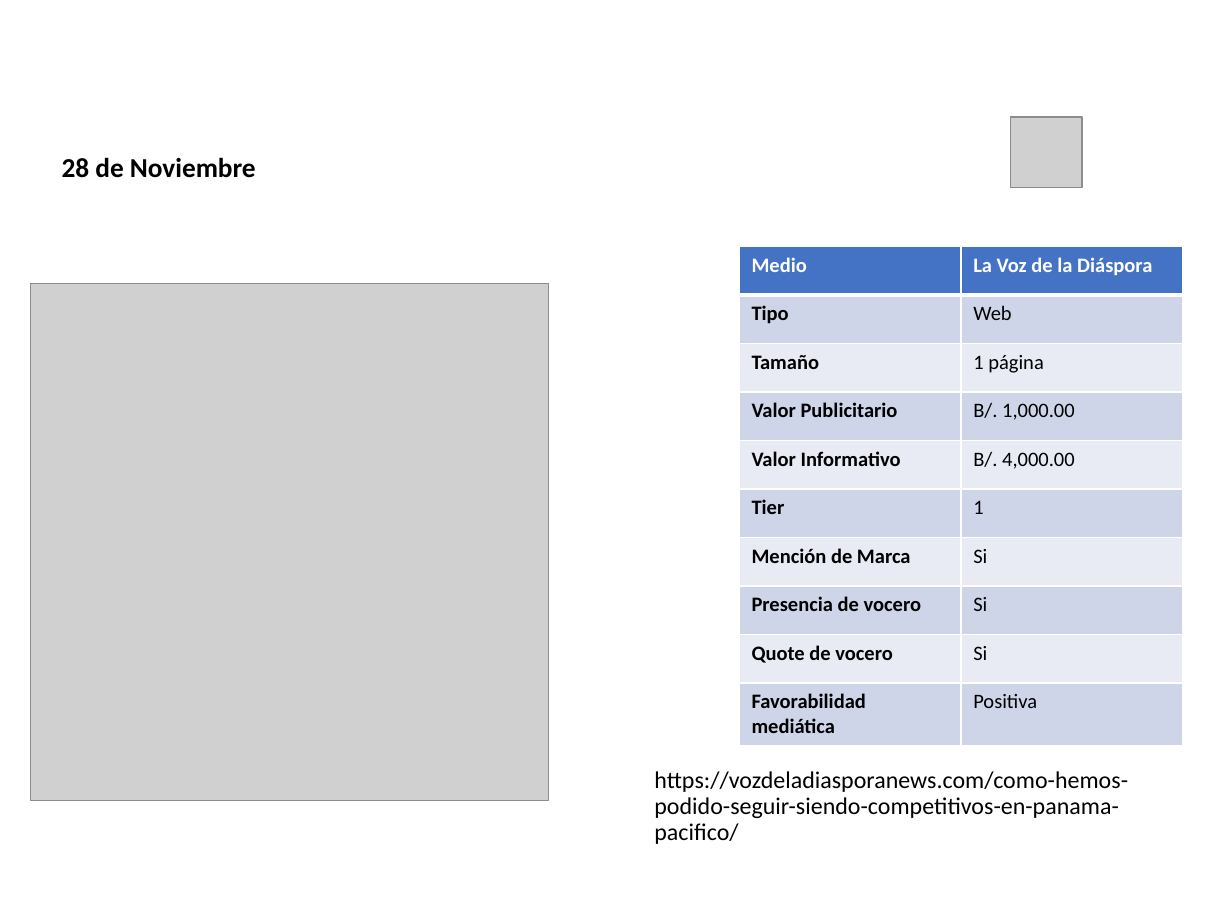
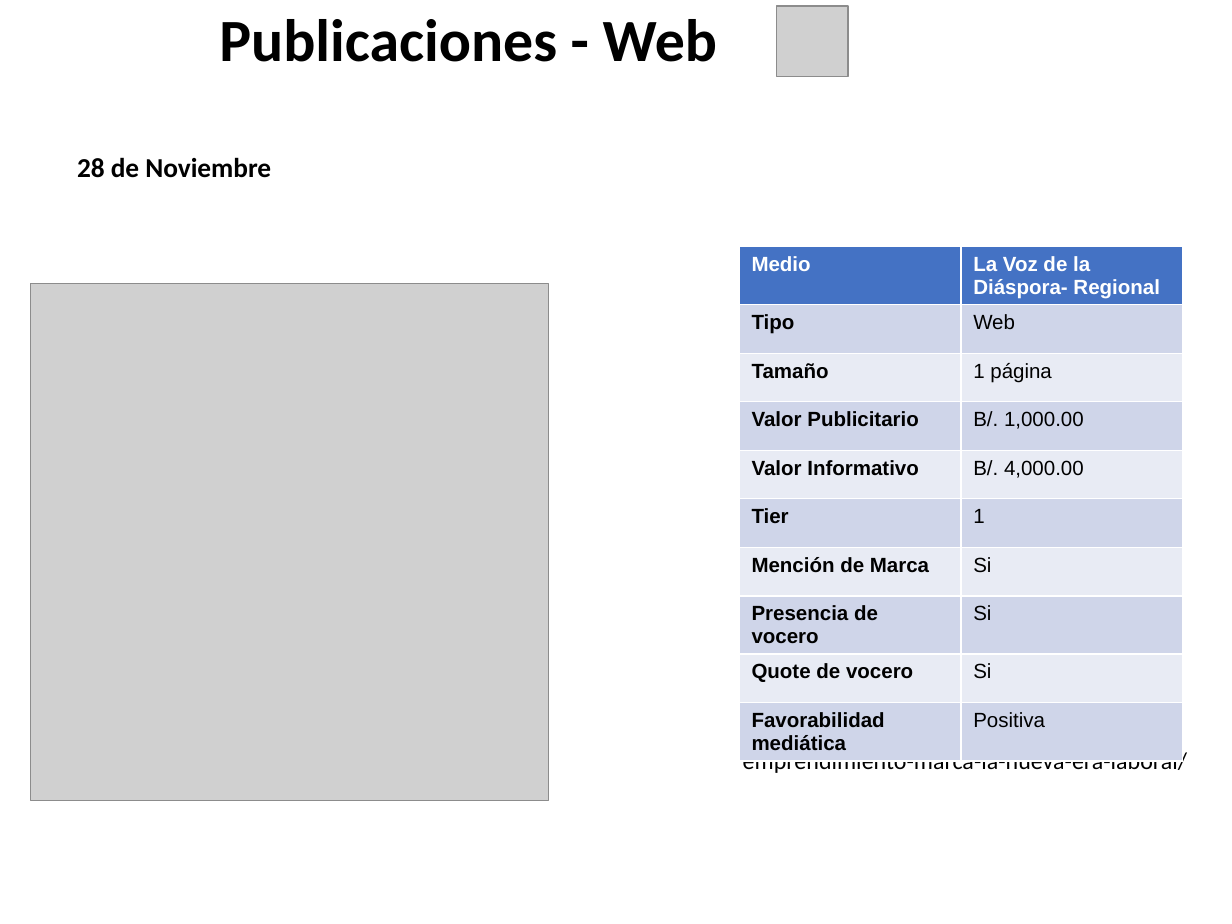
Before and after one commit to dgarci23/Report-Generator, a slide deck: slide 11 of Presentacion Terminada.pptx (slide 12 before the commit). Drawn at 1232x924 pixels with LibreOffice and Linux fonts; fonts in the diff are those of the drawing; grey boxes stand for pictures; background and template pictures are left out. Boxes give left, top, right and bottom in pixels: in the first picture for what was removed or moved away, otherwise in the second. Text is boxed around its words. In the diff, an @@ line names an element or a change of style, - is before the commit and + after.

```diff
--- a/Presentacion Terminada.pptx
+++ b/Presentacion Terminada.pptx
@@ title "Publicaciones - Web": place and size @@
-title "Publicaciones - Web" at bbox=[176, 2, 982, 101]
+title "Publicaciones - Web" at bbox=[219, 19, 717, 62]
@@ title "Publicaciones - Web" at bbox=[219, 19, 717, 62]: text colour #FFFFFF to #000000 @@
@@ picture: place and size @@
-picture at bbox=[1010, 117, 1082, 187]
+picture at bbox=[776, 6, 848, 76]
@@ text "28 de Noviembre" at bbox=[77, 157, 271, 178]: indent changed @@
@@ table at bbox=[739, 246, 1183, 755] @@
-row 1, column 2: La Voz de la Diáspora
+row 1, column 2: La Voz de la Diáspora- Regional
@@ font Calibri to Arial in "Medio", "Tipo", "Web", "Tamaño" and 15 more places @@
@@ text added at bbox=[743, 723, 1187, 776], 14 pt, text #000000 @@
+https://vozdeladiasporanews.com/el-emprendimiento-marca-la-nueva-era-laboral/
@@ text removed at bbox=[654, 771, 1128, 844] @@
-https://vozdeladiasporanews.com/como-hemos-podido-seguir-siendo-competitivos-en-panama-pacifico/
```
Also in this commit, not shown: 22 other slides changed, 3 slides added, 1 other file.
